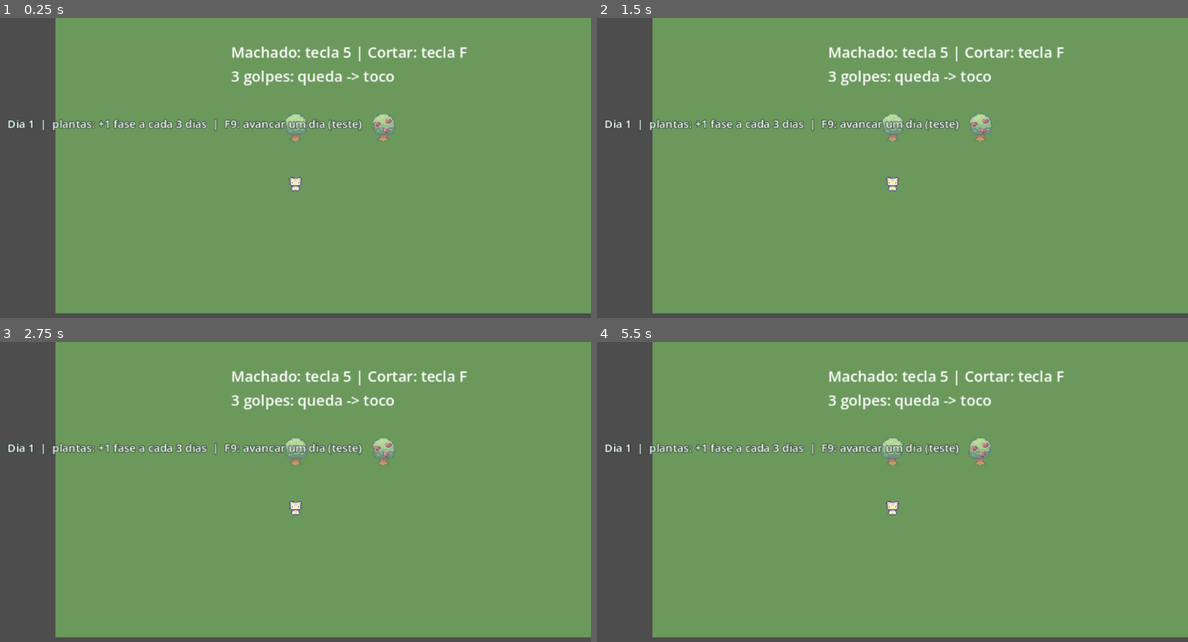
Above: before the commit, frames 1-4 (two rows, left to right).
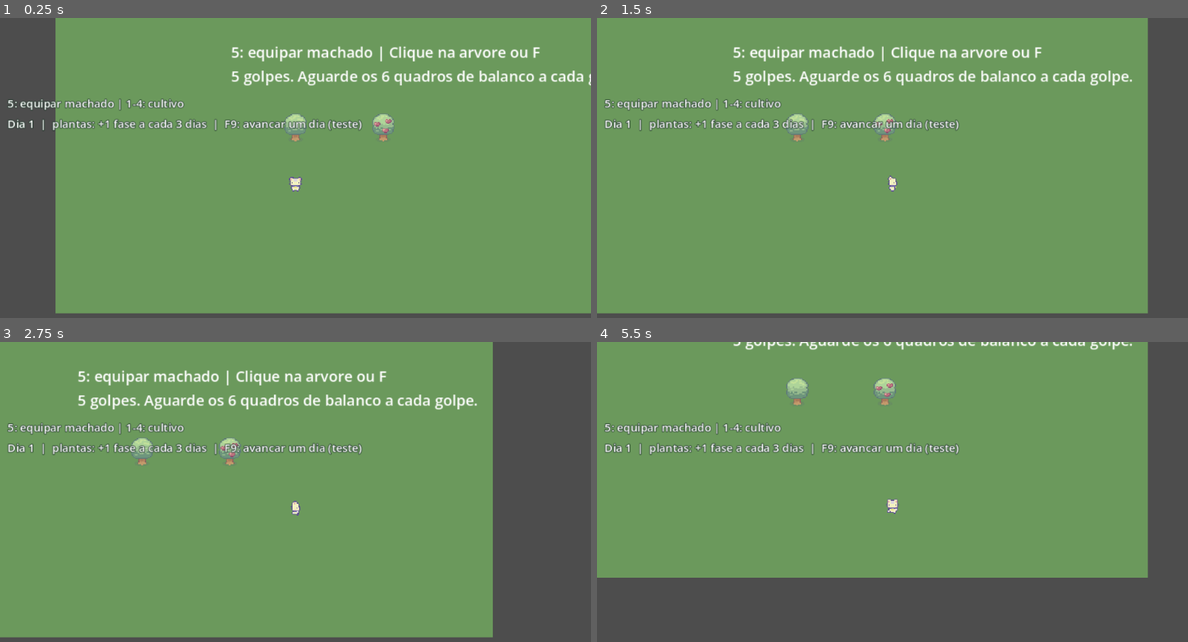
Above: after the commit, the same moments.

Repository: HelioConde/Slime-Harvest
Game: Godot game, scene res://scenes/trees/TreeChopDemo.tscn
The game is run twice, just before and just after one commit, with the same random seed, the same clock (stepped at 60 frames per second) and the same inputs. This scene is started directly instead of the project's main scene.
Inputs (mouse positions are in pixels of both pictures, inside the frame that each line leads up to):
- Up to frame 1 (0.25 s): no input
- Up to frame 2 (1.5 s): tap Enter at 0.5 s; move the mouse to (1022, 168) at 0.52 s; hold D (move_right) 0.53-1.25 s; hold Shift (run) 0.53-1.25 s; click (1022, 168) at 0.67 s; tap F (use_tool) at 0.8 s; drag from (774, 201) to (862, 252) at 1.27 s
- Up to frame 3 (2.75 s): tap Space at 2 s; move the mouse to (354, 435) at 2.02 s; hold D (move_right) from 2.03 s (still down); tap 5 at 2.1 s; click (354, 435) at 2.17 s; tap 1 at 2.3 s
- Up to frame 4 (5.5 s): release D (move_right) at 2.75 s; drag from (862, 576) to (715, 459) at 2.77 s; tap Enter at 3.5 s; move the mouse to (1069, 558) at 3.52 s; hold A (move_left) 3.53-4.25 s; tap 2 at 3.6 s; click (1069, 558) at 3.67 s; tap 3 at 3.8 s; drag from (715, 459) to (803, 426) at 4.27 s; tap Space at 5 s; move the mouse to (922, 507) at 5.02 s; hold S (move_down) from 5.03 s (still down); hold Shift (run) from 5.03 s (still down); tap 4 at 5.1 s; click (922, 507) at 5.17 s

The runs differ from the first frame. In frame 1, 2.5% of the frame differs, in the area x 1-100%, y 9-58%; in frame 2, 20%; in frame 3, 29%; in frame 4, 34%, in the area x 0-100%, y 0-99%.
Error before the commit: Parse Error: Used space character for indentation instead of tab as used before in the file. (res://scripts/player/player.gd:29)

Commit message:
fix(godot): tab indentation and synced five-hit click-to-chop tree animation

Diff:
--- a/scenes/objects/trees/tree.tscn
+++ b/scenes/objects/trees/tree.tscn
@@ -93,7 +93,7 @@
 "duration": 1.0,
 "texture": SubResource("AtlasTexture_t8d8m")
 }],
-"loop": 1,
+"loop": 0,
 "name": &"wind_swaying",
 "speed": 5.0
 }]
--- a/scenes/objects/trees/tree_apple.tscn
+++ b/scenes/objects/trees/tree_apple.tscn
@@ -182,7 +182,7 @@
 "duration": 1.0,
 "texture": SubResource("AtlasTexture_wqk40")
 }],
-"loop": 1,
+"loop": 0,
 "name": &"wind_swaying",
 "speed": 5.0
 }]
--- a/scenes/player/Player.tscn
+++ b/scenes/player/Player.tscn
@@ -926,7 +926,7 @@
 "duration": 1.0,
 "texture": SubResource("AtlasTexture_7oing")
 }],
-"loop": 1,
+"loop": 0,
 "name": &"axe_down",
 "speed": 4.0
 }, {
@@ -955,7 +955,7 @@
 "duration": 1.0,
 "texture": SubResource("AtlasTexture_2xrq6")
 }],
-"loop": 1,
+"loop": 0,
 "name": &"axe_left",
 "speed": 4.0
 }, {
@@ -984,7 +984,7 @@
 "duration": 1.0,
 "texture": SubResource("AtlasTexture_x3qp0")
 }],
-"loop": 1,
+"loop": 0,
 "name": &"axe_right",
 "speed": 4.0
 }, {
@@ -1013,7 +1013,7 @@
 "duration": 1.0,
 "texture": SubResource("AtlasTexture_ye1dr")
 }],
-"loop": 1,
+"loop": 0,
 "name": &"axe_up",
 "speed": 4.0
 }, {
--- a/scenes/trees/TreeChopDemo.tscn
+++ b/scenes/trees/TreeChopDemo.tscn
@@ -26,5 +26,5 @@
 offset_top = 65.0
 offset_right = 525.0
 offset_bottom = 110.0
-text = "Machado: tecla 5 | Cortar: tecla F\n3 golpes: queda -> toco"
+text = "5: equipar machado | Clique na arvore ou F\n5 golpes. Aguarde os 6 quadros de balanco a cada golpe."
 mouse_filter = 2
--- a/scripts/player/player.gd
+++ b/scripts/player/player.gd
@@ -7,44 +7,78 @@
 @export_range(1.0, 3.0) var run_multiplier: float = 1.6
 @export_range(0.05, 2.0) var tool_cooldown: float = 0.3
 @export var controls_enabled: bool = true
-@export_range(16.0, 80.0, 1.0) var axe_reach: float = 40.0
+@export_range(16.0, 96.0, 1.0) var axe_reach: float = 60.0
+@export_range(0.5, 3.0, 0.05) var axe_animation_speed: float = 1.65
+
 var axe_equipped: bool = false
-var _axe_label: Label
-
 var facing: Vector2 = Vector2.DOWN
 var _tool_remaining: float = 0.0
+var _axe_animating: bool = false
+var _axe_label: Label
 
 @onready var animation: AnimatedSprite2D = get_node_or_null("AnimatedSprite2D") as AnimatedSprite2D
 @onready var placeholder: Polygon2D = get_node_or_null("Placeholder") as Polygon2D
 @onready var interaction_ray: RayCast2D = $InteractionRay
 @onready var tool_origin: Marker2D = $ToolOrigin
 
+
 func _ready() -> void:
 	if animation == null:
-		push_error("Player: mantenha o nó AnimatedSprite2D como filho direto do Player.")
+		push_error("Player: mantenha AnimatedSprite2D como filho direto.")
 		set_physics_process(false)
+		return
+	animation.animation_finished.connect(_on_player_animation_finished)
 	_create_axe_hud()
 
+
 func _input(event: InputEvent) -> void:
-    if not controls_enabled:
-        return
-    var key := event as InputEventKey
-    if key == null or not key.pressed or key.echo:
-        return
-    if key.keycode == KEY_5:
-        axe_equipped = true
-        _refresh_axe_hud()
-    elif key.keycode in [KEY_1, KEY_2, KEY_3, KEY_4]:
-        axe_equipped = false
-        _refresh_axe_hud()
+	if not controls_enabled:
+		return
+	var key := event as InputEventKey
+	if key == null or not key.pressed or key.echo:
+		return
+	if key.keycode == KEY_5:
+		axe_equipped = true
+		_refresh_axe_hud()
+	elif key.keycode in [KEY_1, KEY_2, KEY_3, KEY_4]:
+		axe_equipped = false
+		_refresh_axe_hud()
+
+
+func _unhandled_input(event: InputEvent) -> void:
+	if not controls_enabled or not axe_equipped or _axe_animating:
+		return
+	var click := event as InputEventMouseButton
+	if click == null or not click.pressed or click.button_index != MOUSE_BUTTON_LEFT:
+		return
+	var mouse_world := get_global_mouse_position()
+	var best_tree: Node2D = null
+	var best_distance := INF
+	for node in get_tree().get_nodes_in_group("choppable_trees"):
+		var tree := node as Node2D
+		if tree == null or not tree.has_method("contains_click"):
+			continue
+		var distance_to_player := global_position.distance_to(tree.global_position)
+		if distance_to_player > axe_reach:
+			continue
+		if not bool(tree.call("contains_click", mouse_world)):
+			continue
+		if not bool(tree.call("can_accept_axe_hit")):
+			continue
+		var distance_to_click := mouse_world.distance_squared_to(tree.global_position)
+		if distance_to_click < best_distance:
+			best_distance = distance_to_click
+			best_tree = tree
+	if best_tree != null and _attempt_axe_hit(best_tree):
+		get_viewport().set_input_as_handled()
 
 
 func _physics_process(delta: float) -> void:
 	_tool_remaining = maxf(0.0, _tool_remaining - delta)
 	var direction := Vector2.ZERO
-	if controls_enabled:
+	if controls_enabled and not _axe_animating:
 		direction = Input.get_vector("move_left", "move_right", "move_up", "move_down")
-	var running := controls_enabled and Input.is_action_pressed("run")
+	var running := controls_enabled and not _axe_animating and Input.is_action_pressed("run")
 	if direction != Vector2.ZERO:
 		if absf(direction.x) > absf(direction.y):
 			facing = Vector2.RIGHT if direction.x > 0.0 else Vector2.LEFT
@@ -57,50 +91,101 @@
 	tool_origin.position = facing * 16.0
 	var moving := get_position_delta().length_squared() > 0.001
 	_update_animation(moving, running)
-	if not controls_enabled:
+	if not controls_enabled or _axe_animating:
 		return
 	if Input.is_action_just_pressed("interact"):
 		_interact()
 	if Input.is_action_just_pressed("use_tool") and _tool_remaining <= 0.0:
-		_tool_remaining = tool_cooldown
 		if axe_equipped:
 			_try_axe_hit()
 		else:
+			_tool_remaining = tool_cooldown
 			tool_use_requested.emit(tool_origin.global_position, facing)
 
+
 func _try_axe_hit() -> void:
-    var query := PhysicsRayQueryParameters2D.create(
-        global_position, global_position + facing * axe_reach, 1, [get_rid()]
-    )
-    var hit := get_world_2d().direct_space_state.intersect_ray(query)
-    if hit.is_empty():
-        return
-    var target := hit.get("collider") as Node
-    if target != null and target.has_method("take_axe_hit"):
-        target.call("take_axe_hit", self)
+	var query := PhysicsRayQueryParameters2D.create(
+		global_position, global_position + facing * axe_reach, 1, [get_rid()]
+	)
+	var hit := get_world_2d().direct_space_state.intersect_ray(query)
+	if hit.is_empty():
+		return
+	var target := hit.get("collider") as Node
+	_attempt_axe_hit(target)
+
+
+func _attempt_axe_hit(target: Node) -> bool:
+	if target == null or not controls_enabled or not axe_equipped or _axe_animating:
+		return false
+	if _tool_remaining > 0.0 or not target.has_method("take_axe_hit"):
+		return false
+	var tree := target as Node2D
+	if tree == null or global_position.distance_to(tree.global_position) > axe_reach:
+		return false
+	if not bool(target.call("can_accept_axe_hit")):
+		return false
+	if not bool(target.call("take_axe_hit", self)):
+		return false
+	var toward := tree.global_position - global_position
+	if absf(toward.x) > absf(toward.y):
+		facing = Vector2.RIGHT if toward.x > 0.0 else Vector2.LEFT
+	else:
+		facing = Vector2.DOWN if toward.y > 0.0 else Vector2.UP
+	_tool_remaining = tool_cooldown
+	_play_axe_animation()
+	return true
+
+
+func _play_axe_animation() -> void:
+	var suffix := "down"
+	if facing == Vector2.UP:
+		suffix = "up"
+	elif facing == Vector2.LEFT:
+		suffix = "left"
+	elif facing == Vector2.RIGHT:
+		suffix = "right"
+	var axe_name := StringName("axe_" + suffix)
+	if not _has_frames(axe_name):
+		push_warning("Player: animacao do machado ausente: " + str(axe_name))
+		return
+	_axe_animating = true
+	animation.flip_h = false
+	animation.speed_scale = axe_animation_speed
+	animation.stop()
+	animation.play(axe_name)
+
+
+func _on_player_animation_finished() -> void:
+	if not _axe_animating or not String(animation.animation).begins_with("axe_"):
+		return
+	_axe_animating = false
+	animation.speed_scale = 1.0
+	_update_animation(false, false)
 
 
 func _create_axe_hud() -> void:
-    var canvas := CanvasLayer.new()
-    canvas.name = "AxeHUD"
-    canvas.layer = 12
-    add_child(canvas)
-    _axe_label = Label.new()
-    _axe_label.position = Vector2(8, 84)
-    _axe_label.add_theme_font_size_override("font_size", 12)
-    _axe_label.add_theme_constant_override("outline_size", 3)
-    _axe_label.add_theme_color_override("font_outline_color", Color("#173022"))
-    canvas.add_child(_axe_label)
-    _refresh_axe_hud()
+	var canvas := CanvasLayer.new()
+	canvas.name = "AxeHUD"
+	canvas.layer = 12
+	add_child(canvas)
+	_axe_label = Label.new()
+	_axe_label.position = Vector2(8, 84)
+	_axe_label.add_theme_font_size_override("font_size", 12)
+	_axe_label.add_theme_constant_override("outline_size", 3)
+	_axe_label.add_theme_color_override("font_outline_color", Color("#173022"))
+	canvas.add_child(_axe_label)
+	_refresh_axe_hud()
 
 
 func _refresh_axe_hud() -> void:
-    if _axe_label == null:
-        return
-    _axe_label.text = "Machado equipado: F para cortar" if axe_equipped else "5: Machado | 1-4: Cultivo"
+	if _axe_label == null:
+		return
+	_axe_label.text = "Machado: clique na arvore ou F | 5 golpes" if axe_equipped else "5: equipar machado | 1-4: cultivo"
 
 
 func _update_animation(moving: bool, running: bool) -> void:
+	if _axe_animating:
+		return
 	var suffix := "down"
 	if facing == Vector2.UP:
 		suffix = "up"
--- a/scripts/trees/choppable_tree.gd
+++ b/scripts/trees/choppable_tree.gd
@@ -1,64 +1,94 @@
 extends StaticBody2D
-## Apos tres golpes de machado: trocar por tree_fall e depois stump.
+## Cinco golpes validos; cada golpe reproduz os seis quadros wind_swaying inteiros.
 
-@export_range(1, 20, 1) var axe_hits_required: int = 3
+@export_range(1, 20, 1) var axe_hits_required: int = 5
 @export var persistent_id: String = ""
 
 const FALL_SCENE: PackedScene = preload("res://scenes/objects/trees/tree_fall.tscn")
 const STUMP_SCENE: PackedScene = preload("res://scenes/objects/stumps/stump.tscn")
 
 var _hits: int = 0
+var _swaying: bool = false
 var _falling: bool = false
 var _save_key: String = ""
 var _sprite: AnimatedSprite2D
-var _hit_tween: Tween
+
 
 func _ready() -> void:
-    _save_key = persistent_id if not persistent_id.is_empty() else str(get_path())
-    if TreePersistence.is_felled(_save_key):
-        _swap_to(STUMP_SCENE, "_Stump")
-        return
-    _sprite = get_node_or_null("AnimatedSprite2D") as AnimatedSprite2D
-    if _sprite == null:
-        _sprite = get_node_or_null("Sprite2D") as AnimatedSprite2D
-    if _sprite != null and _sprite.sprite_frames != null:
-        if _sprite.sprite_frames.has_animation(&"wind_swaying"):
-            _sprite.play(&"wind_swaying")
-        elif _sprite.sprite_frames.has_animation(&"idle"):
-            _sprite.play(&"idle")
+	_save_key = persistent_id if not persistent_id.is_empty() else str(get_path())
+	if TreePersistence.is_felled(_save_key):
+		_swap_to(STUMP_SCENE, "_Stump")
+		return
+	add_to_group("choppable_trees")
+	_sprite = get_node_or_null("AnimatedSprite2D") as AnimatedSprite2D
+	if _sprite == null:
+		_sprite = get_node_or_null("Sprite2D") as AnimatedSprite2D
+	if _sprite == null or _sprite.sprite_frames == null:
+		push_warning("ChoppableTree: AnimatedSprite2D nao encontrado.")
+		return
+	_sprite.animation_finished.connect(_on_sway_finished)
+	if _sprite.sprite_frames.has_animation(&"idle"):
+		_sprite.play(&"idle")
+	else:
+		_sprite.stop()
 
-func take_axe_hit(_player: Node = null) -> void:
-    if _falling or TreePersistence.is_felled(_save_key):
-        return
-    _hits += 1
-    if _hits < axe_hits_required:
-        _hit_feedback()
-        return
-    _falling = true
-    TreePersistence.mark_felled(_save_key)
-    _swap_to(FALL_SCENE, "_Fall")
 
-func _hit_feedback() -> void:
-    if _sprite == null:
-        return
-    if is_instance_valid(_hit_tween):
-        _hit_tween.kill()
-    _sprite.modulate = Color(1.0, 0.65, 0.60)
-    _sprite.scale = Vector2(0.94, 1.04)
-    _hit_tween = create_tween().set_parallel(true)
-    _hit_tween.tween_property(_sprite, "modulate", Color.WHITE, 0.22)
-    _hit_tween.tween_property(_sprite, "scale", Vector2.ONE, 0.22)
+func can_accept_axe_hit() -> bool:
+	return not _swaying and not _falling and _sprite != null and not TreePersistence.is_felled(_save_key)
 
-func _swap_to(scene: PackedScene, name_suffix: String) -> void:
-    var parent_node := get_parent()
-    if parent_node == null:
-        return
-    var replacement := scene.instantiate() as Node2D
-    if replacement == null:
-        push_error("ChoppableTree: cena de substituicao invalida.")
-        return
-    parent_node.add_child(replacement)
-    replacement.global_transform = global_transform
-    replacement.z_index = z_index
-    replacement.name = name + name_suffix
-    queue_free()
+
+func contains_click(world_point: Vector2) -> bool:
+	if _sprite == null or _sprite.sprite_frames == null:
+		return false
+	var frame_count := _sprite.sprite_frames.get_frame_count(_sprite.animation)
+	if frame_count <= 0:
+		return false
+	var texture := _sprite.sprite_frames.get_frame_texture(
+		_sprite.animation, clampi(_sprite.frame, 0, frame_count - 1)
+	)
+	if texture == null:
+		return false
+	var pos := _sprite.to_local(world_point) - _sprite.offset
+	var size := texture.get_size()
+	return Rect2(size * -0.5, size).grow(3.0).has_point(pos)
+
+
+func take_axe_hit(_player: Node = null) -> bool:
+	if not can_accept_axe_hit():
+		return false
+	if not _sprite.sprite_frames.has_animation(&"wind_swaying"):
+		push_error("ChoppableTree: animacao wind_swaying ausente.")
+		return false
+	_hits += 1
+	_swaying = true
+	_sprite.stop()
+	_sprite.frame = 0
+	_sprite.play(&"wind_swaying")
+	return true
+
+
+func _on_sway_finished() -> void:
+	if not _swaying or _sprite.animation != &"wind_swaying":
+		return
+	_swaying = false
+	if _hits >= axe_hits_required:
+		_falling = true
+		TreePersistence.mark_felled(_save_key)
+		_swap_to(FALL_SCENE, "_Fall")
+	elif _sprite.sprite_frames.has_animation(&"idle"):
+		_sprite.play(&"idle")
+
+
+func _swap_to(scene: PackedScene, suffix: String) -> void:
+	var parent_node := get_parent()
+	if parent_node == null:
+		return
+	var replacement := scene.instantiate() as Node2D
+	if replacement == null:
+		push_error("ChoppableTree: cena de substituicao invalida.")
+		return
+	parent_node.add_child(replacement)
+	replacement.global_transform = global_transform
+	replacement.z_index = z_index
+	replacement.name = name + suffix
+	queue_free()
Not shown, changed: docs/tree_chopping.md
